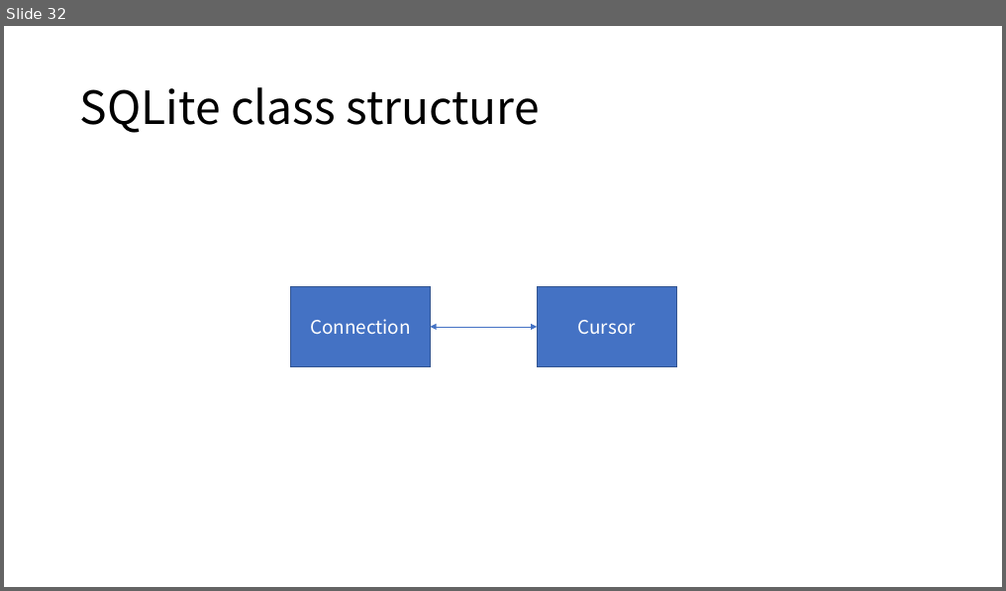
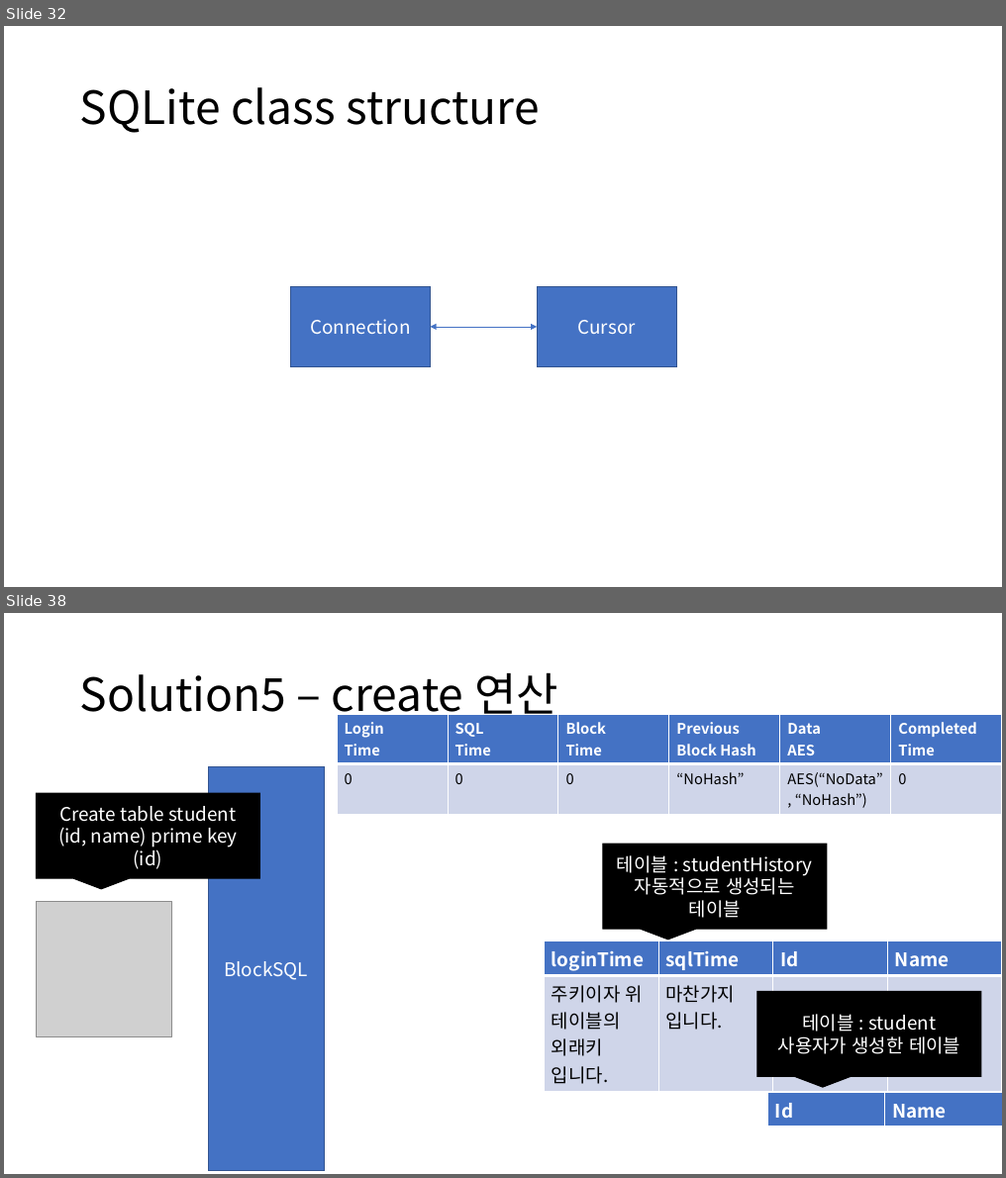
Before and after one commit to hslee1539/blockSQL, a slide deck: 컨셉.pptx. Shown one above the other, each under a label of ours: slide 32 before the commit, slides 32 and 38 after it; the slides between them are not shown. The pictures are 1006x591 and 1006x1178 pixels, drawn with LibreOffice and Linux fonts; fonts in the diff are those of the drawing; grey boxes stand for pictures. Boxes give left, top, right and bottom in pixels: in the first picture for what was removed or moved away, otherwise in the second. Text is boxed around its words. In the diff, an @@ line names an element or a change of style, - is before the commit and + after.

```diff
--- a/컨셉.pptx
+++ b/컨셉.pptx
@@ slide 38 added at box(4, 613, 1002, 1174), background #FFFFFF @@
@@ title added at box(80, 672, 558, 723), 44 pt, text #000000 @@
+Solution5 – create 연산
@@ table added at box(337, 714, 1001, 812), 2 rows, 6 columns @@
+Login / Time | SQL / Time | Block / Time | Previous Block Hash | Data / AES | Completed Time
+0 | 0 | 0 | “NoHash” | AES(“NoData”, “NoHash”) | 0
@@ rectangle added at box(208, 767, 325, 1170), fill #4472C4, outline #325491 1 pt, 18 pt, text #FFFFFF @@
+BlockSQL
@@ speech box added at box(37, 793, 260, 878), fill #000000, outline #000000 1 pt, 18 pt, text #FFFFFF @@
+Create table student
+(id, name) prime key (id)
@@ speech box added at box(603, 845, 827, 930), fill #000000, outline #000000 1 pt, 18 pt, text #FFFFFF @@
+테이블 : studentHistory
+자동적으로 생성되는 테이블
@@ picture added at box(37, 901, 171, 1037) @@
@@ table added at box(544, 941, 1002, 1088), 2 rows, 4 columns @@
+loginTime | sqlTime | Id | Name
+주키이자 위 테이블의 외래키 입니다. | 마찬가지 입니다. |  | 
@@ speech box added at box(757, 992, 982, 1077), fill #000000, outline #000000 1 pt, 18 pt, text #FFFFFF @@
+테이블 : student
+사용자가 생성한 테이블
@@ table added at box(767, 1093, 1002, 1123), 1 rows, 2 columns @@
+Id | Name
```
Also in this commit, not shown: 1 slide changed, 30 other slides added, 21 other files.
